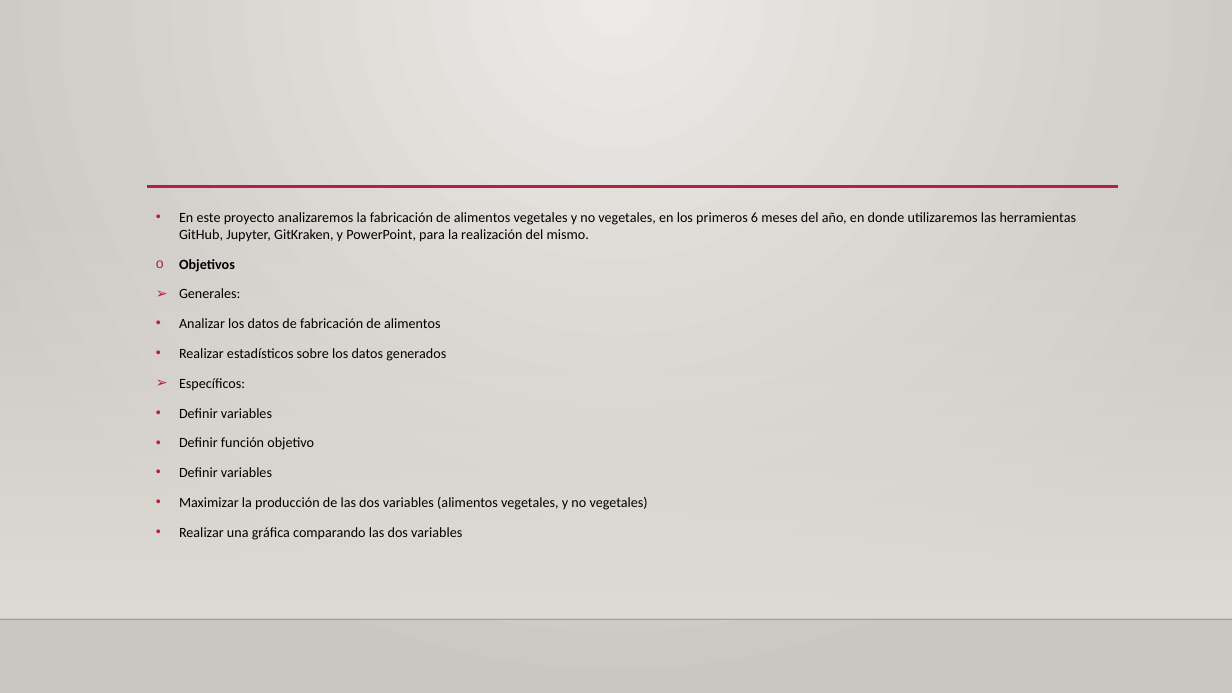
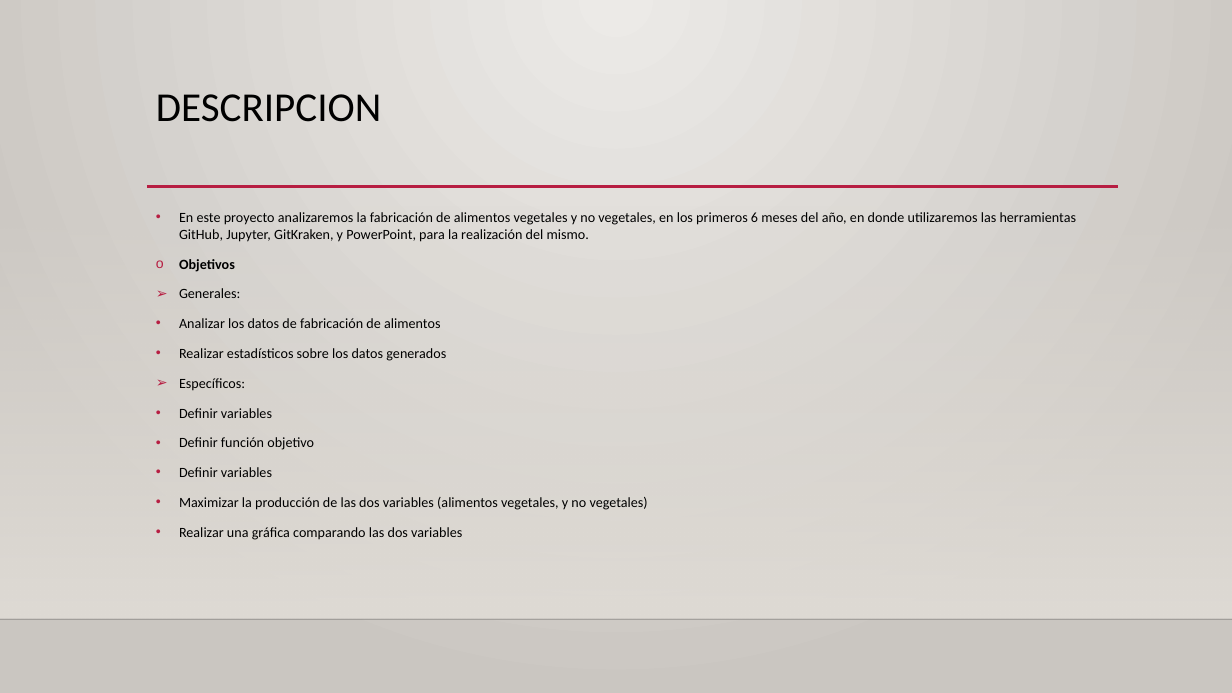
Before and after one commit to erickmendozag/proyecto_modulo1, a slide deck: slide 2 of PM1.pptx. Drawn at 1232x693 pixels with LibreOffice and Linux fonts; fonts in the diff are those of the drawing; background and template pictures are left out. Boxes give left, top, right and bottom in pixels: in the first picture for what was removed or moved away, otherwise in the second. Text is boxed around its words. In the diff, an @@ line names an element or a change of style, - is before the commit and + after.

```diff
--- a/PM1.pptx
+++ b/PM1.pptx
@@ title added at bbox=[156, 94, 381, 122], 32 pt, text #000000 @@
+DESCRIPCION
```
Also in this commit, not shown: 1 other slide changed, 1 slide added, 1 other file.
